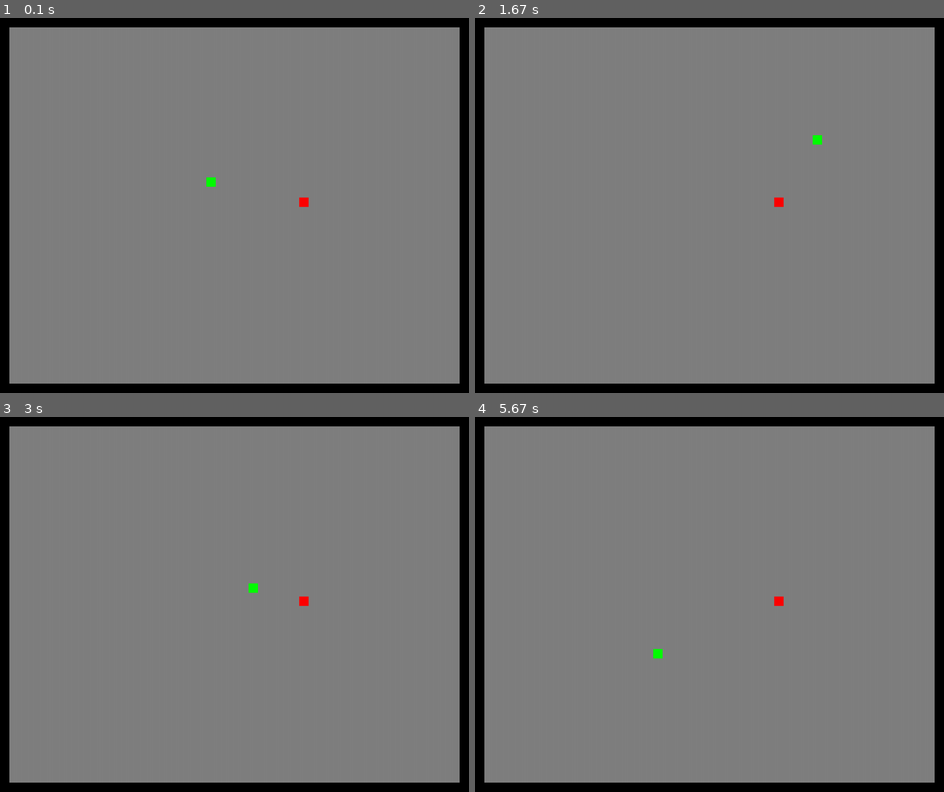
Above: before the commit, frames 1-4 (two rows, left to right).
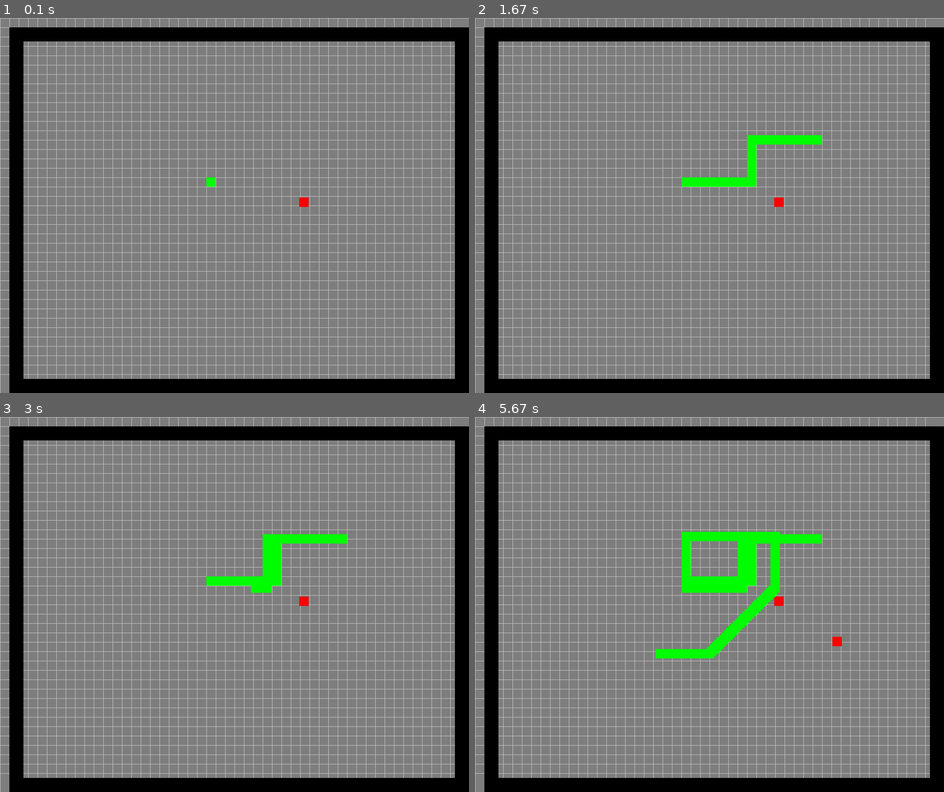
Above: after the commit, the same moments.

Repository: IsaiahSchaferV7/SDEV220_Final_Project
Game: pygame game, started from PygameProject/SDEV220_Pygame_Snake.py
The game is run twice, just before and just after one commit, with the same random seed, the same clock (stepped at 60 frames per second) and the same inputs.
Inputs:
- Up to frame 1 (0.1 s): no input
- Up to frame 2 (1.67 s): hold Right 0.33-0.8 s; hold Up 0.83-1.13 s; hold Right 1.17-1.63 s
- Up to frame 3 (3 s): hold Left 1.67-2.2 s; hold Down 2.23-2.53 s; tap S at 2.57 s; hold Left from 2.9 s (still down)
- Up to frame 4 (5.67 s): release Left at 3.3 s; hold Up 3.33-3.7 s; hold Right 3.73-4.37 s; hold Down 4.4-4.77 s; hold S 4.8-5.27 s; hold Left 4.8-5.27 s; hold Left from 5.3 s (still down)

The runs differ from the first frame. In frame 1, 22% of the frame differs, in the area x 0-100%, y 0-100%; in frame 2, 23%; in frame 3, 23%; in frame 4, 25%.

Commit message:
Add files via upload

Diff:
--- a/PygameProject/SDEV220_Pygame_Snake.py
+++ b/PygameProject/SDEV220_Pygame_Snake.py
@@ -6,18 +6,25 @@
 
 screen_width = 1000
 screen_height = 800
+CELL_SIZE = 20
 
 BLACK = (0, 0, 0)
 RED = (255, 0, 0)
 FIRST_GREY = (128, 128, 128)
-SECOND_GREY = (140, 140, 140)
+SECOND_GREY = (200, 200, 200)
 
 screen = pygame.display.set_mode((screen_width, screen_height))
 
-border_color = BLACK
-border_thickness = 10
-inner_color = FIRST_GREY
-my_rect = (10, 10, 980, 780)
+class draw_board():
+    screen.fill((FIRST_GREY))
+    for x in range(0, screen_width - 20, CELL_SIZE):
+        pygame.draw.line(screen, SECOND_GREY, (x, 0), (x, screen_height))
+    for y in range(0, screen_height - 20, CELL_SIZE):
+        pygame.draw.line(screen, SECOND_GREY, (0, y), (screen_width, y))
+    pygame.display.update()
+
+border_thickness = 30
+my_rect = (20, 20, 980, 780)
 
 player = Player(440, 340)
 clock = pygame.time.Clock()
@@ -30,8 +37,8 @@
     for event in pygame.event.get():
         if event.type == pygame.QUIT:
             run = False
-    pygame.draw.rect(screen, inner_color, my_rect)
-    pygame.draw.rect(screen, border_color, my_rect, border_thickness)
+    all_sprites.draw(screen)
+    pygame.draw.rect(screen, BLACK, my_rect, border_thickness)
     pygame.draw.rect(screen, (255, 0, 0), apple_rect)
     dt = clock.tick(60) / 1000.0
 
@@ -45,11 +52,13 @@
     if keys[pygame.K_DOWN] or keys[pygame.K_s]:
         player.rect.y += player_speed_per_second * dt
 
-    all_sprites.update()
+    player.update()
 
-    all_sprites.draw(screen)
+    if player.rect.colliderect(apple_rect):
+        apple_rect = respawn_apple()
+        pygame.draw.rect(screen, (255, 0, 0), apple_rect)
+    # Ensure apple does not spawn on player
 
-    pygame.display.flip()
     pygame.display.update()
 
     tick: (60)
--- /dev/null
+++ b/PygameProject/board.py
@@ -0,0 +1,16 @@
+class draw_board():
+    for i in range(32):
+        column = i % 4
+        row = i // 4
+        if row % 2 == 0:
+            pygame.draw.rect(screen, FIRST_GREY, [
+                             600 - (column * 200), row * 100, 100, 100])
+        else:
+            pygame.draw.rect(screen, FIRST_GREY, [
+                             700 - (column * 200), row * 100, 100, 100])
+        pygame.draw.rect(screen, FIRST_GREY, [0, 800, screen_width, 100])
+        pygame.draw.rect(screen, SECOND_GREY, [0, 800, screen_width, 100], 5)
+        pygame.draw.rect(screen, SECOND_GREY, [800, 0, 200, screen_height], 5)
+        for i in range(9):
+            pygame.draw.line(screen, SECOND_GREY, (0, 100 * i), (800, 100 * i), 2)
+            pygame.draw.line(screen, SECOND_GREY, (100 * i, 0), (100 * i, 800), 2)
--- /dev/null
+++ b/PygameProject/collision.py
@@ -0,0 +1,18 @@
+import pygame
+
+PLAY_AREA = pygame.Rect(10, 10, 980, 780)
+
+class Collision:
+    @staticmethod
+    def hit_wall(head_rect: pygame.Rect) -> bool:
+
+        return not PLAY_AREA.contains(head_rect)
+
+    @staticmethod
+    def hit_apple(head_rect: pygame.Rect, apple_rect: pygame.Rect) -> bool:
+        return head_rect.colliderect(apple_rect)
+
+    @staticmethod
+    def hit_self(head_rect: pygame.Rect, body_rects: list[pygame.Rect]) -> bool:
+
+        return any(head_rect.colliderect(seg) for seg in body_rects)
